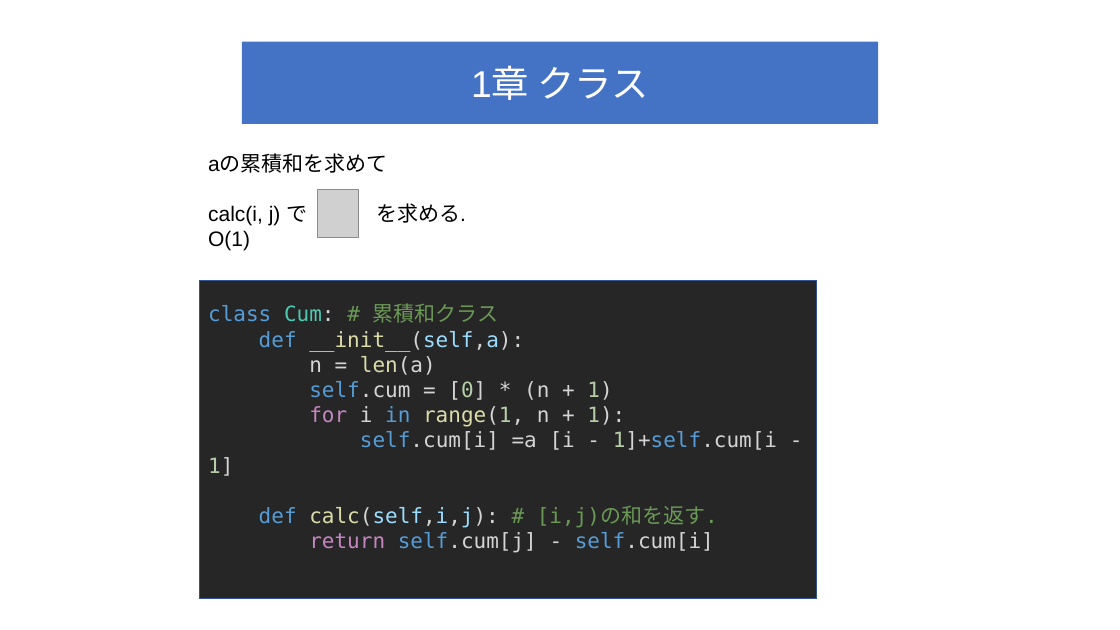
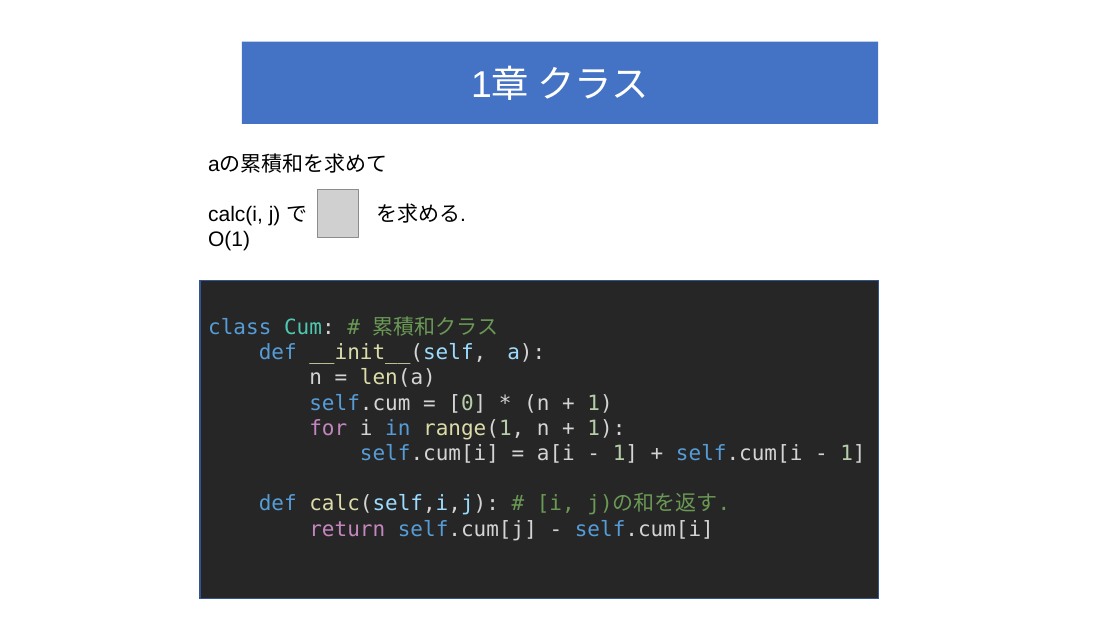
Before and after one commit to masa-aa/Open-Folder, a slide deck: slide 5 of 発表資料/ゼロから作るDeepLearning/ゼロから作るdeeplearning第1,2章.pptx. Drawn at 1120x630 pixels with LibreOffice and Linux fonts; fonts in the diff are those of the drawing; grey boxes stand for pictures. Boxes give left, top, right and bottom in pixels: in the first picture for what was removed or moved away, otherwise in the second. Text is boxed around its words. In the diff, an @@ line names an element or a change of style, - is before the commit and + after.

```diff
--- a/発表資料/ゼロから作るDeepLearning/ゼロから作るdeeplearning第1,2章.pptx
+++ b/発表資料/ゼロから作るDeepLearning/ゼロから作るdeeplearning第1,2章.pptx
@@ rectangle "class Cum: # 累積和クラス": place and size @@
-rectangle "class Cum: # 累積和クラス" at bbox=[200, 281, 817, 598]
+rectangle "class Cum: # 累積和クラス" at bbox=[200, 281, 878, 598]
@@ text in rectangle at bbox=[259, 343, 545, 364]: spaces changed @@
-def __init__(self,a):
+def __init__(self, a):
@@ text in rectangle at bbox=[259, 444, 865, 515]: spaces changed @@
-self.cum[i] =a [i - 1]+self.cum[i - 1]
-def calc(self,i,j): # [i,j)の和を返す.
+self.cum[i] = a[i - 1] + self.cum[i - 1]
+def calc(self,i,j): # [i, j)の和を返す.
```
Also in this commit, not shown: 1 other file.
